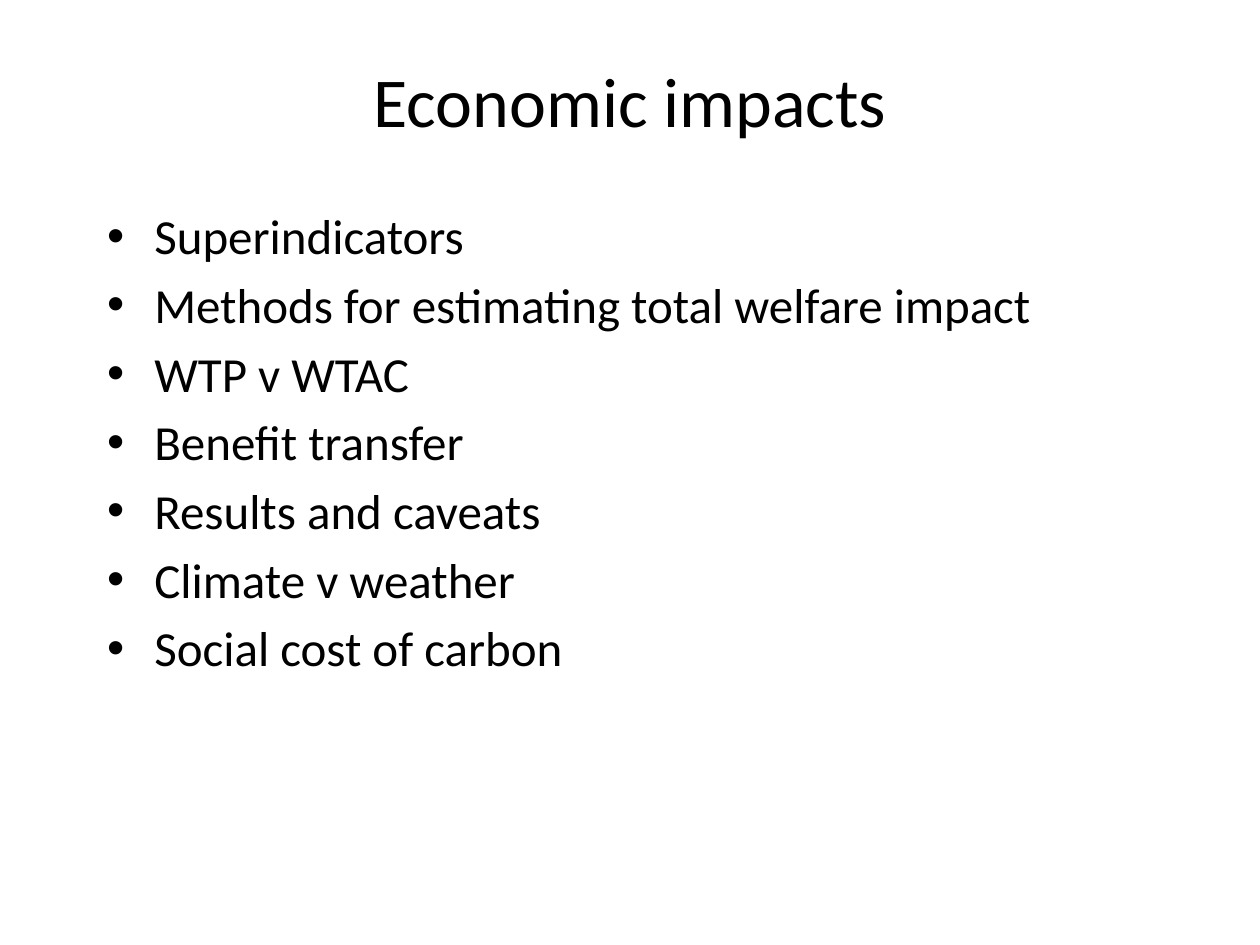
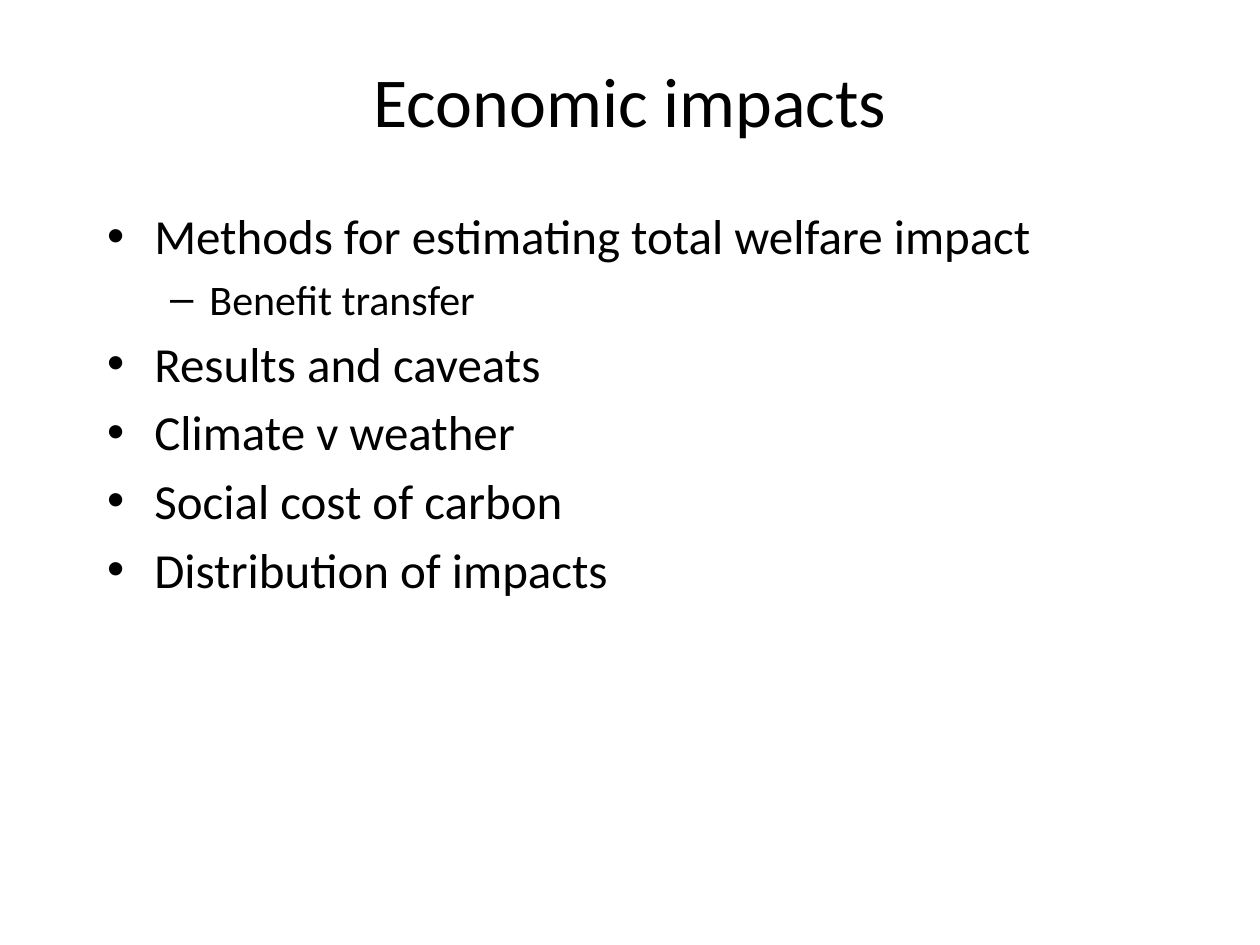
Before and after one commit to rtol/ClimateEconomics, a slide deck: slide 1 of cceug6 econimp.pptx. Drawn at 1260x945 pixels with LibreOffice and Linux fonts; fonts in the diff are those of the drawing. Boxes give left, top, right and bottom in pixels: in the first picture for what was removed or moved away, otherwise in the second. Text is boxed around its words. In the diff, an @@ line names an element or a change of style, - is before the commit and + after.

```diff
--- a/cceug6 econimp.pptx
+++ b/cceug6 econimp.pptx
@@ text at (x1=154, y1=220, x2=464, y2=262): paragraph removed @@
-• Superindicators
@@ text at (x1=209, y1=286, x2=475, y2=316): size 28 to 24 pt in "Benefit transfer"; bullet • to –; list level 1 to 2 in "Benefit transfer" @@
@@ text at (x1=154, y1=360, x2=409, y2=393): paragraph removed @@
-• WTP v WTAC
@@ text at (x1=154, y1=554, x2=608, y2=596): paragraph added @@
+• Distribution of impacts
```
Also in this commit, not shown: 2 other slides changed, 22 slides added, 7 other files.
